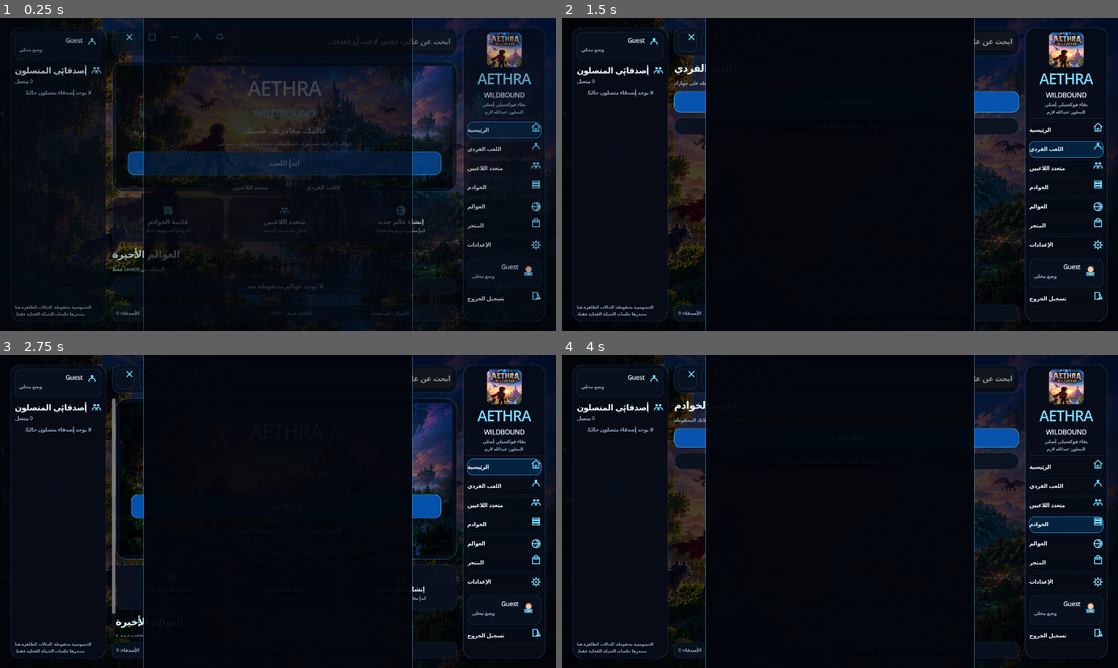
Above: before the commit, frames 1-4 (two rows, left to right).
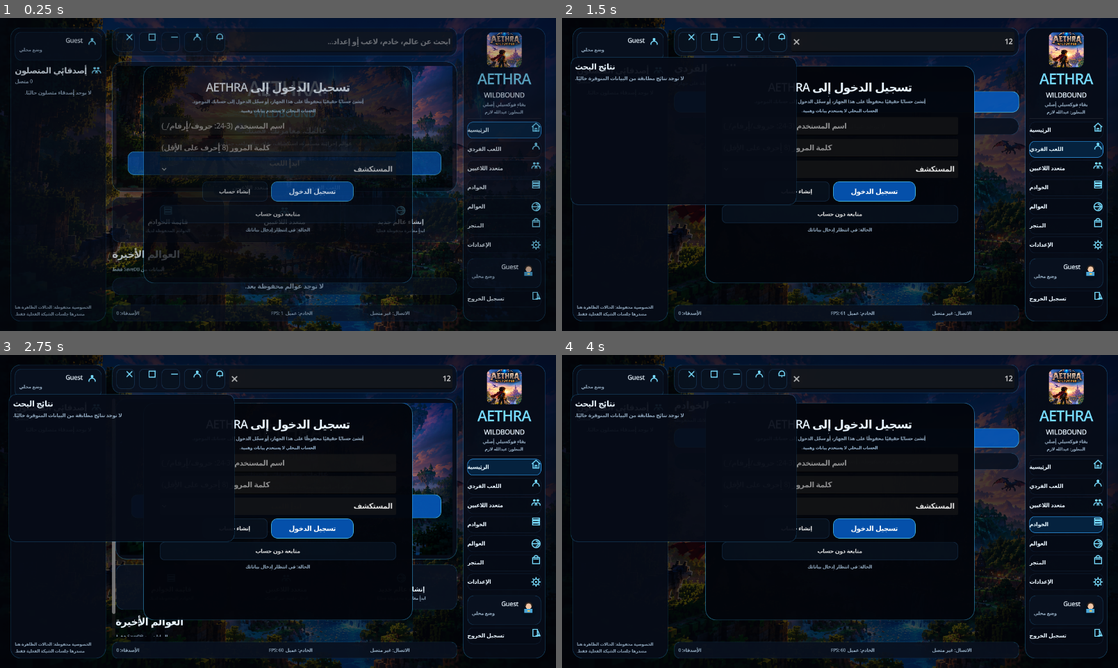
Above: after the commit, the same moments.

Repository: jnkmmdndmd-arch/AETHRA
Game: Godot game, scene res://scenes/main.tscn
The game is run twice, just before and just after one commit, with the same random seed, the same clock (stepped at 60 frames per second) and the same inputs.
Inputs (mouse positions are in pixels of both pictures, inside the frame that each line leads up to):
- Up to frame 1 (0.25 s): no input
- Up to frame 2 (1.5 s): click (901, 43) at 0.52 s; type "12" at 0.6 s; click (1067, 149) at 1.27 s
- Up to frame 3 (2.75 s): click (505, 467) at 2.02 s
- Up to frame 4 (4 s): click (1067, 505) at 2.77 s; click (1067, 524) at 3.52 s

The runs differ from the first frame. In frame 1, 6.8% of the frame differs, in the area x 25-75%, y 0-100%; in frame 2, 10%, in the area x 1-82%, y 0-100%; in frame 3, 8.7%; in frame 4, 10%.

Commit message:
Fix responsive authentication UI and local profile persistence

Diff:
--- a/scripts/ui/main_menu.gd
+++ b/scripts/ui/main_menu.gd
@@ -155,13 +155,9 @@
     if auth_overlay == null or not is_instance_valid(auth_overlay):
         return
     var viewport_size := get_viewport_rect().size
-    var available := Vector2(maxf(320.0, viewport_size.x - 48.0), maxf(320.0, viewport_size.y - 48.0))
-    var target := Vector2(620.0, 520.0)
-    target.x = minf(target.x, available.x)
-    target.y = minf(target.y, available.y)
-    target.x = maxf(target.x, minf(available.x, 440.0))
-    target.y = maxf(target.y, minf(available.y, 380.0))
-    auth_overlay.size = target
+    var width := minf(620.0, maxf(360.0, viewport_size.x - 48.0))
+    var height := minf(500.0, maxf(330.0, viewport_size.y - 48.0))
+    auth_overlay.size = Vector2(width, height)
     auth_overlay.position = (viewport_size - auth_overlay.size) * 0.5
 
 func _build_sidebar(parent: PanelContainer) -> void:
@@ -447,43 +443,68 @@
 func _build_auth_gate() -> void:
     if AppState.is_authenticated:
         return
-    auth_overlay = _panel(Color(0.01, 0.02, 0.045, 0.96), 26, Color(0.25, 0.75, 1.0, 0.48))
+    auth_overlay = _panel(Color(0.01, 0.02, 0.045, 0.97), 24, Color(0.25, 0.75, 1.0, 0.48))
     auth_overlay.set_anchors_and_offsets_preset(Control.PRESET_TOP_LEFT)
     add_child(auth_overlay)
     _layout_auth_overlay()
     var margin := MarginContainer.new()
     margin.set_anchors_and_offsets_preset(Control.PRESET_FULL_RECT)
-    margin.add_theme_constant_override("margin_left", 34)
-    margin.add_theme_constant_override("margin_top", 30)
-    margin.add_theme_constant_override("margin_right", 34)
-    margin.add_theme_constant_override("margin_bottom", 30)
+    margin.add_theme_constant_override("margin_left", 28)
+    margin.add_theme_constant_override("margin_top", 22)
+    margin.add_theme_constant_override("margin_right", 28)
+    margin.add_theme_constant_override("margin_bottom", 22)
     auth_overlay.add_child(margin)
+
+    var scroll := ScrollContainer.new()
+    scroll.set_anchors_and_offsets_preset(Control.PRESET_FULL_RECT)
+    scroll.horizontal_scroll_mode = ScrollContainer.SCROLL_MODE_DISABLED
+    margin.add_child(scroll)
+
     var box := VBoxContainer.new()
-    box.add_theme_constant_override("separation", 10)
-    margin.add_child(box)
-    _label(box, "تسجيل الدخول إلى AETHRA", 27, TEXT, HORIZONTAL_ALIGNMENT_CENTER)
+    box.layout_direction = Control.LAYOUT_DIRECTION_RTL
+    box.size_flags_horizontal = Control.SIZE_EXPAND_FILL
+    box.add_theme_constant_override("separation", 8)
+    scroll.add_child(box)
+
+    _label(box, "تسجيل الدخول إلى AETHRA", 25, TEXT, HORIZONTAL_ALIGNMENT_CENTER)
     _label(box, "أنشئ حسابًا حقيقيًا محفوظًا على هذا الجهاز، أو سجّل الدخول إلى حسابك الموجود.", 10, MUTED, HORIZONTAL_ALIGNMENT_CENTER)
-    _label(box, "الحسابات المحلية حقيقية ومحفوظة على هذا الجهاز.", 10, MUTED, HORIZONTAL_ALIGNMENT_CENTER)
+    _label(box, "الحساب المحلي لا يستخدم بيانات وهمية.", 9, Color(0.65,0.78,0.9,0.9), HORIZONTAL_ALIGNMENT_CENTER)
+
     auth_user = LineEdit.new()
-    auth_user.placeholder_text = "اسم المستخدم"
+    auth_user.placeholder_text = "اسم المستخدم (3-24: حروف/أرقام/_)"
+    auth_user.custom_minimum_size = Vector2(0, 42)
+    auth_user.layout_direction = Control.LAYOUT_DIRECTION_LTR
     box.add_child(auth_user)
+
     auth_password = LineEdit.new()
-    auth_password.placeholder_text = "كلمة المرور"
+    auth_password.placeholder_text = "كلمة المرور (8 أحرف على الأقل)"
     auth_password.secret = true
+    auth_password.custom_minimum_size = Vector2(0, 42)
+    auth_password.layout_direction = Control.LAYOUT_DIRECTION_LTR
     box.add_child(auth_password)
+
     var character_select := OptionButton.new()
     character_select.name = "CharacterSelect"
+    character_select.custom_minimum_size = Vector2(0, 40)
     for character in characters:
         character_select.add_item(str(character.ar))
     character_select.select(character_index)
-    character_select.item_selected.connect(func(index): character_index = index; AppState.character_id = str(characters[index].id))
+    character_select.item_selected.connect(func(index):
+        character_index = index
+        AppState.character_id = str(characters[index].id)
+    )
     box.add_child(character_select)
+
     var row := HBoxContainer.new()
+    row.layout_direction = Control.LAYOUT_DIRECTION_RTL
+    row.alignment = BoxContainer.ALIGNMENT_CENTER
     row.add_theme_constant_override("separation", 8)
     box.add_child(row)
+
     var submit := _primary_button("تسجيل الدخول", Vector2(190, 46))
     submit.pressed.connect(_submit_auth)
     row.add_child(submit)
+
     var toggle := _button("إنشاء حساب", Vector2(150, 46))
     toggle.pressed.connect(func():
         auth_register_mode = not auth_register_mode
@@ -491,11 +512,16 @@
         toggle.text = "لدي حساب" if auth_register_mode else "إنشاء حساب"
     )
     row.add_child(toggle)
+
     var offline := _button("متابعة دون حساب", Vector2(180, 42))
-    offline.pressed.connect(func(): auth_overlay.queue_free(); auth_overlay = null)
+    offline.pressed.connect(func():
+        if auth_overlay and is_instance_valid(auth_overlay):
+            auth_overlay.queue_free()
+        auth_overlay = null
+    )
     box.add_child(offline)
+
     auth_status = _label(box, "الحالة: في انتظار إدخال بياناتك", 10, MUTED, HORIZONTAL_ALIGNMENT_CENTER)
-    _label(box, "الهوية والحالة الشبكية لا تُعتبر متصلة إلا بعد نجاح الخدمة الفعلية.", 9, Color(0.65,0.78,0.9,0.75), HORIZONTAL_ALIGNMENT_CENTER)
 
 func _submit_auth() -> void:
     if auth_user.text.strip_edges().is_empty() or auth_password.text.length() < 8:
@@ -785,7 +811,7 @@
     var name_field := LineEdit.new()
     name_field.text = AppState.get_display_name()
     name_field.placeholder_text = "اسم العرض"
-    name_field.editable = not AppState.is_authenticated
+    name_field.editable = AppState.auth_token.begins_with("local:") or not AppState.is_authenticated
     name_field.custom_minimum_size = Vector2(0, 40)
     name_field.layout_direction = Control.LAYOUT_DIRECTION_RTL
     root.add_child(name_field)
@@ -828,7 +854,16 @@
 
     var save := _primary_button("حفظ الملف الشخصي", Vector2(220, 46))
     save.pressed.connect(func():
-        AppState.save_profile(name_field.text, AppState.avatar_id)
+        var safe_name := name_field.text.strip_edges()
+        if AppState.auth_token.begins_with("local:"):
+            var root_node := get_parent()
+            var auth_node = root_node.get("auth") if root_node != null else null
+            if auth_node != null and auth_node.has_method("update_profile"):
+                auth_node.update_profile(AppState.auth_token, safe_name, AppState.avatar_id)
+            else:
+                AppState.save_profile(safe_name, AppState.avatar_id)
+        else:
+            AppState.save_profile(safe_name, AppState.avatar_id)
         _show_page("profile")
     )
     root.add_child(save)
